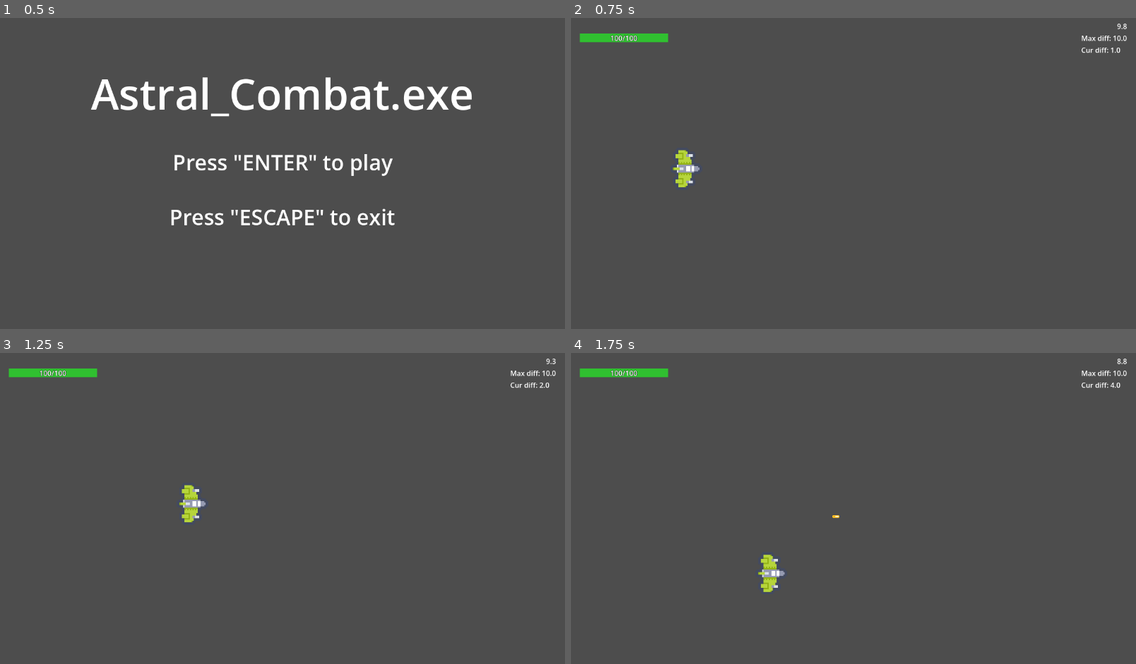
Above: before the commit, frames 1-4 (two rows, left to right).
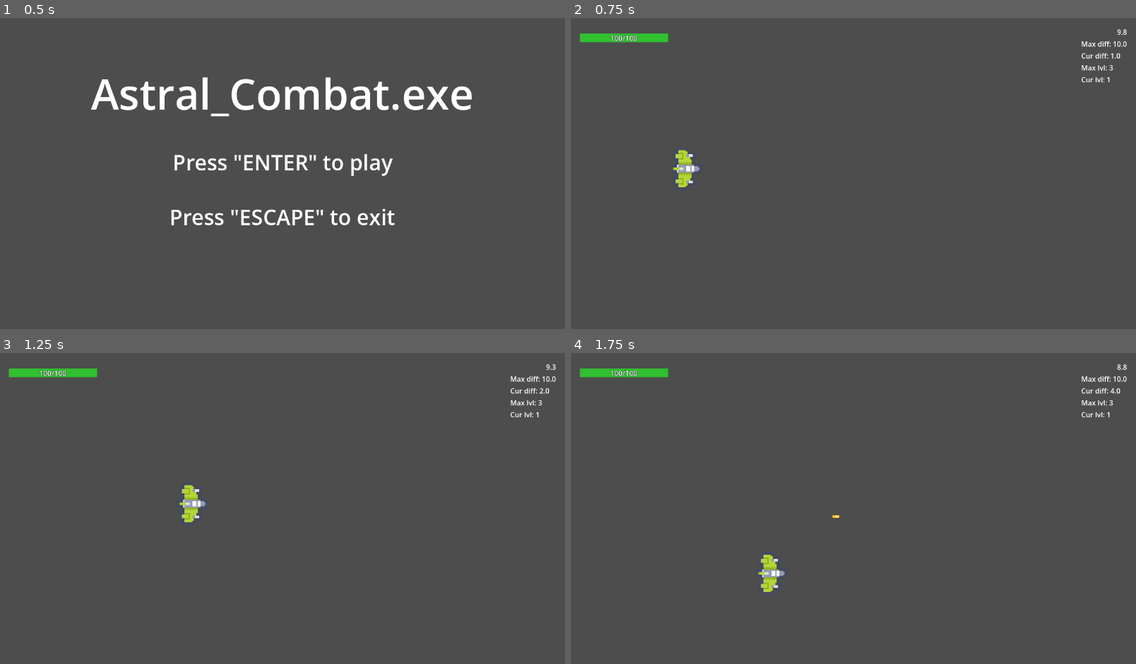
Above: after the commit, the same moments.

Repository: WilsonRyan/AstralCombat.exe
Game: Godot game, scene res://Scenes/Menus/MainMenu/MainMenu.tscn
Two runs of this game, one before a commit and one after it. Both use one fixed random seed, a clock stepped at 60 frames per second and the inputs below.
Inputs:
- Up to frame 1 (0.5 s): no input
- Up to frame 2 (0.75 s): tap Enter (enter) at 0.5, 0.6 s; hold D (ship-right) from 0.53 s (still down)
- Up to frame 3 (1.25 s): keep holding D (ship-right)
- Up to frame 4 (1.75 s): release D (ship-right) at 1.28 s; hold S (ship-down) from 1.28 s (still down); tap J (ship-shoot) at 1.35 s

Frame 1 is identical in both runs. In frame 2, 0.4% of the frame differs, in the area x 90-99%, y 1-21%; in frame 3, 0.4%; in frame 4, 0.4%.

Commit message:
The wave spawns the end of wave powerup ONLY if there are no enemies on the screen now. After completing X amount of levels the game returns the player to the menu, and prints YOU WIN to the console. Creation of the end of wave upgrade is done in the ObjectMaker scene now, instead of in the Game scene.

Diff:
--- a/Globals/SignalHub.gd
+++ b/Globals/SignalHub.gd
@@ -4,6 +4,7 @@
 
 signal on_create_player_bullet(pos: Vector2, speed_multi: float, bullet_type: PlayerBulletBase.BulletType)
 signal on_create_enemy_bullet(pos: Vector2, dir: Vector2, speed_multi: float, bullet_type: EnemyBulletBase.BulletType, dmg: float)
+signal on_create_level_complete_upgrade(pos: Vector2)
 signal on_player_hit(dmg: float)
 signal on_player_die()
 signal on_enemy_dequeue(eny_diff: float)
@@ -26,6 +27,9 @@
 func emit_on_enemy_dequeue(eny_diff: float) -> void:
 	on_enemy_dequeue.emit(eny_diff)
 
+func emit_on_create_level_complete_upgrade(pos: Vector2) -> void:
+	on_create_level_complete_upgrade.emit(pos)
+
 func emit_on_level_complete() -> void:
 	on_level_complete.emit()
 
--- a/Scenes/Game/Game.gd
+++ b/Scenes/Game/Game.gd
@@ -5,9 +5,13 @@
 @onready var player: Player = $Player
 @onready var level_timer: Timer = $LevelTimer
 @onready var wave_manager: Node2D = $WaveManager
-@onready var upgrade_base: UpgradeBase = $UpgradeBase
 
+@export var max_level: int = 3
+@export var level_time_increase_amt: float = 2.0
+
+var current_level: int = 1
 var level_length: float = 10.0
+var level_complete: bool = false
 
 # Called when the node enters the scene tree for the first time.
 func _ready() -> void:
@@ -21,6 +25,15 @@
 func _process(_delta: float) -> void:
 	hud.set_level_time(level_timer.time_left)
 	hud.set_difficulty_on_screen(wave_manager._wave_difficulty, wave_manager.current_wave_diff)
+	hud.set_level(max_level, current_level)
+	if level_complete == true and wave_manager.current_wave_diff == 0:
+		if current_level == max_level:
+			print("YOU WIN THE RUN!")
+			GameManager.load_main_menu()
+		else:
+			SignalHub.emit_on_create_level_complete_upgrade(Vector2(1000,360))
+			level_complete = false
+			current_level += 1
 
 func _unhandled_input(_event: InputEvent) -> void:
 	if Input.is_action_just_pressed("escape") == true:
@@ -37,10 +50,10 @@
 	GameManager.load_main_menu()
 
 func on_start_next_level() -> void:
-	level_length += 5.0
+	level_length += level_time_increase_amt
 	start_level_timer()
 
 
 func _on_level_timer_timeout() -> void:
+	level_complete = true
 	SignalHub.emit_on_level_complete()
-	upgrade_base.turn_on(true)
--- a/Scenes/Game/Game.tscn
+++ b/Scenes/Game/Game.tscn
@@ -4,7 +4,6 @@
 [ext_resource type="PackedScene" uid="uid://b6xrhgpkdm86b" path="res://Scenes/Player/Player.tscn" id="2_gwu2e"]
 [ext_resource type="PackedScene" uid="uid://x74p5f1o26b6" path="res://Scenes/HUD/Hud.tscn" id="2_y3kpf"]
 [ext_resource type="PackedScene" uid="uid://dpglund05audg" path="res://Scenes/ObjectMaker/ObjectMaker.tscn" id="3_xbxml"]
-[ext_resource type="PackedScene" uid="uid://c721tyqybney7" path="res://Scenes/Upgrades/UpgradeBase.tscn" id="6_1q8bt"]
 [ext_resource type="PackedScene" uid="uid://b08ccds5330ov" path="res://Scenes/WaveManager/WaveManager.tscn" id="6_3k6gv"]
 
 [node name="Game" type="Node2D" unique_id=243694093]
@@ -28,7 +27,4 @@
 [node name="LevelTimer" type="Timer" parent="." unique_id=1743258441]
 one_shot = true
 
-[node name="UpgradeBase" parent="." unique_id=1514471183 instance=ExtResource("6_1q8bt")]
-position = Vector2(1059, 359)
-
 [connection signal="timeout" from="LevelTimer" to="." method="_on_level_timer_timeout"]
--- a/Scenes/HUD/Hud.gd
+++ b/Scenes/HUD/Hud.gd
@@ -1,8 +1,10 @@
 extends Control
 
-@onready var level_time: Label = $margin_container/v_box_container/LevelTime
-@onready var max_diff_label: Label = $margin_container/v_box_container/MaxDiffLabel
-@onready var curr_diff_label: Label = $margin_container/v_box_container/CurrDiffLabel
+@onready var level_time: Label = $margin_container_2/v_box_container/LevelTime
+@onready var max_diff_label: Label = $margin_container_2/v_box_container/MaxDiffLabel
+@onready var curr_diff_label: Label = $margin_container_2/v_box_container/CurrDiffLabel
+@onready var max_level_label: Label = $margin_container_2/v_box_container/MaxLevelLabel
+@onready var current_level_label: Label = $margin_container_2/v_box_container/CurrentLevelLabel
 
 
 # Called when the node enters the scene tree for the first time.
@@ -24,3 +26,9 @@
 		return
 	max_diff_label.text = "Max diff: %.1f" % max_diff
 	curr_diff_label.text = "Cur diff: %.1f" % cur_diff
+
+func set_level(max_level: int, cur_level) -> void:
+	if max_level == null or cur_level == null:
+		return
+	max_level_label.text = "Max lvl: %d" % max_level
+	current_level_label.text = "Cur lvl: %d" % cur_level
--- a/Scenes/HUD/Hud.tscn
+++ b/Scenes/HUD/Hud.tscn
@@ -29,19 +29,36 @@
 size_flags_horizontal = 0
 size_flags_vertical = 4
 
-[node name="v_box_container" type="VBoxContainer" parent="margin_container" unique_id=824788175]
+[node name="margin_container_2" type="MarginContainer" parent="." unique_id=1893497199]
+layout_mode = 1
+anchors_preset = 1
+anchor_left = 1.0
+anchor_right = 1.0
+offset_left = -83.0
+offset_bottom = 104.0
+grow_horizontal = 0
+theme_override_constants/margin_top = 20
+theme_override_constants/margin_right = 20
+
+[node name="v_box_container" type="VBoxContainer" parent="margin_container_2" unique_id=824788175]
 layout_mode = 2
 size_flags_horizontal = 8
 
-[node name="LevelTime" type="Label" parent="margin_container/v_box_container" unique_id=120895821]
+[node name="LevelTime" type="Label" parent="margin_container_2/v_box_container" unique_id=120895821]
 layout_mode = 2
 size_flags_horizontal = 8
 text = "Level Time"
 
-[node name="MaxDiffLabel" type="Label" parent="margin_container/v_box_container" unique_id=302734421]
+[node name="MaxDiffLabel" type="Label" parent="margin_container_2/v_box_container" unique_id=302734421]
 layout_mode = 2
 text = "Max Diff"
 
-[node name="CurrDiffLabel" type="Label" parent="margin_container/v_box_container" unique_id=1913743906]
+[node name="CurrDiffLabel" type="Label" parent="margin_container_2/v_box_container" unique_id=1913743906]
 layout_mode = 2
 text = "Curr Diff"
+
+[node name="MaxLevelLabel" type="Label" parent="margin_container_2/v_box_container" unique_id=1116785377]
+layout_mode = 2
+
+[node name="CurrentLevelLabel" type="Label" parent="margin_container_2/v_box_container" unique_id=1261412620]
+layout_mode = 2
--- a/Scenes/ObjectMaker/ObjectMaker.gd
+++ b/Scenes/ObjectMaker/ObjectMaker.gd
@@ -1,38 +1,33 @@
 extends Node2D
 
 
-const ADD_BULLET: String = "add_bullet"
-const ADD_ENEMY: String = "add_enemy"
 const PLAYER_BULLET_BASE = preload("uid://cib33sfbqqvbh")
 const PLAYER_BULLET_PRIMARY = preload("uid://brw7nqs7qauw5")
 const ENEMY_BULLET_BASE = preload("uid://c6p63th4ulpxq")
-
+const UPGRADE_BASE = preload("uid://c721tyqybney7")
 
 
 func _enter_tree() -> void:
 	SignalHub.on_create_player_bullet.connect(on_create_player_bullet)
 	SignalHub.on_create_enemy_bullet.connect(on_create_enemy_bullet)
-	#SignalHub.on_create_enemy.connect(on_create_enemy)
+	SignalHub.on_create_level_complete_upgrade.connect(on_create_level_complete_upgrade)
 
 
 func add_bullet(obj: Node, pos: Vector2) -> void:
 	add_child(obj)
 	obj.global_position = pos
 
-func add_enemy(obj: Node) -> void:
+
+func add_upgrade(obj: Node, pos: Vector2) -> void:
 	add_child(obj)
+	obj.global_position = pos
 
 
-#func on_create_enemy(enemy_type: EnemyBase.EnemyType) -> EnemyBase:
-	#var scene: EnemyBase
-	#match enemy_type:
-		#EnemyBase.EnemyType.Asteroid:
-			#scene = ASTEROID.instantiate()
-		#EnemyBase.EnemyType.EnemyShip:
-			#scene = ENEMY_SHIP.instantiate()
-	#if scene:
-		#call_deferred(ADD_ENEMY, scene)
-
+func on_create_level_complete_upgrade(pos: Vector2) -> void:
+	var scene: UpgradeBase
+	scene = UPGRADE_BASE.instantiate()
+	if scene:
+		call_deferred("add_upgrade", scene, pos)
 
 func on_create_player_bullet(pos: Vector2, speed_multi: float, bullet_type: PlayerBulletBase.BulletType) -> void:
 	var scene: PlayerBulletBase
@@ -41,8 +36,7 @@
 			scene = PLAYER_BULLET_PRIMARY.instantiate()
 	if scene:
 		scene.setup(speed_multi)
-		call_deferred(ADD_BULLET, scene, pos)
-
+		call_deferred("add_bullet", scene, pos)
 
 func on_create_enemy_bullet(pos: Vector2, dir: Vector2, speed_multi: float, bullet_type: EnemyBulletBase.BulletType, dmg: float) -> void:
 	var scene: EnemyBulletBase
@@ -51,4 +45,4 @@
 			scene = ENEMY_BULLET_BASE.instantiate()
 	if scene:
 		scene.setup(dir, speed_multi, dmg)
-		call_deferred(ADD_BULLET, scene, pos)
+		call_deferred("add_bullet", scene, pos)
--- a/Scenes/Upgrades/UpgradeBase.gd
+++ b/Scenes/Upgrades/UpgradeBase.gd
@@ -4,7 +4,7 @@
 
 # Called when the node enters the scene tree for the first time.
 func _ready() -> void:
-	turn_on(false)
+	pass
 
 
 # Called every frame. 'delta' is the elapsed time since the previous frame.
--- a/Scenes/WaveManager/WaveManager.gd
+++ b/Scenes/WaveManager/WaveManager.gd
@@ -71,7 +71,7 @@
 func on_enemy_dequeue(eny_diff: float) -> void:
 	current_wave_diff -= eny_diff
 
-func  on_level_complete() -> void:
+func on_level_complete() -> void:
 	level_complete = true
 	print("LEVEL COMPLETE")
 
Not shown, changed: devLog.md
